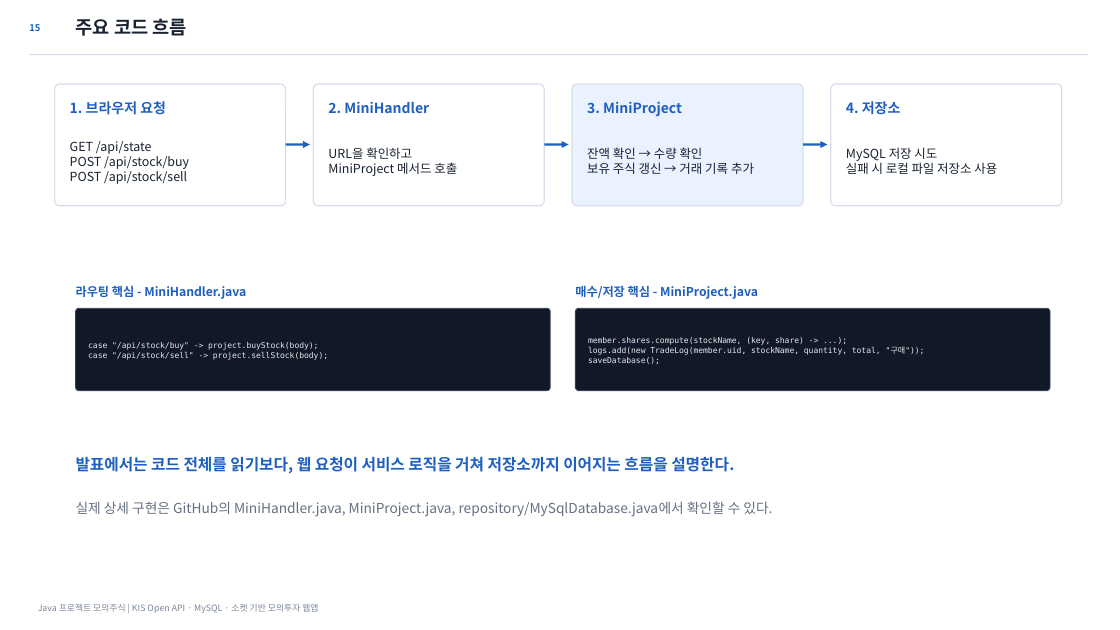
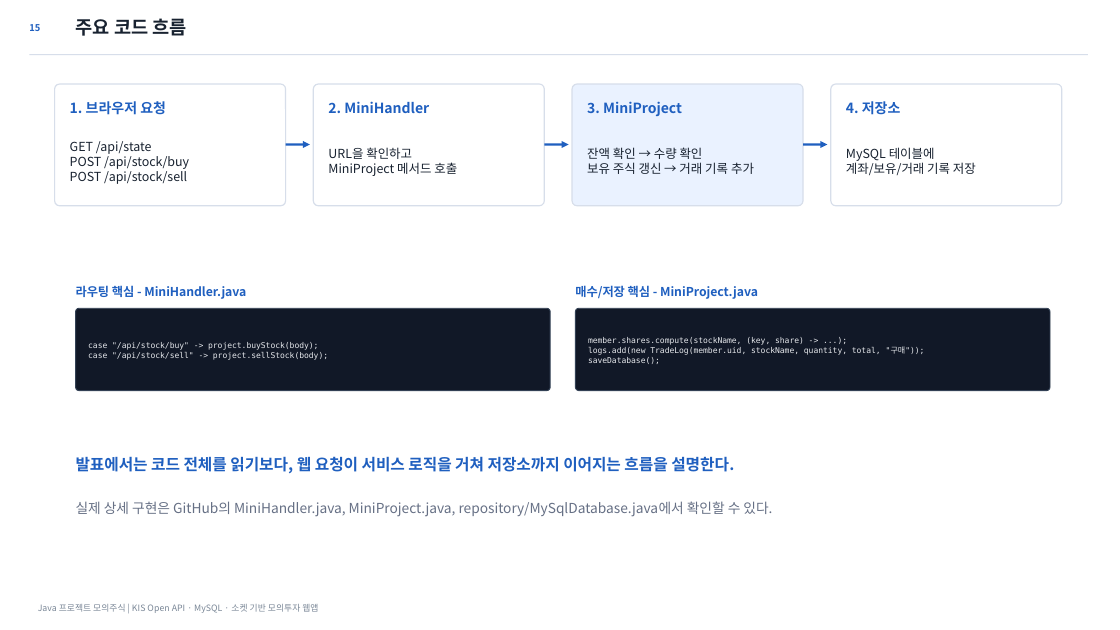
Before and after one commit to osangmin51-spec/javaproject, a slide deck: slide 15 of deliverables/Java_모의주식투자_발표자료_최종정합본.pptx. Drawn at 1120x630 pixels with LibreOffice and Linux fonts; fonts in the diff are those of the drawing. Boxes give left, top, right and bottom in pixels: in the first picture for what was removed or moved away, otherwise in the second. Text is boxed around its words. In the diff, an @@ line names an element or a change of style, - is before the commit and + after.

```diff
--- a/deliverables/Java_모의주식투자_발표자료_최종정합본.pptx
+++ b/deliverables/Java_모의주식투자_발표자료_최종정합본.pptx
@@ text at [846, 147, 976, 175]: text changed @@
-MySQL 저장 시도
-실패 시 로컬 파일 저장소 사용
+MySQL 테이블에
+계좌/보유/거래 기록 저장
```
Also in this commit, not shown: 5 other slides changed, 9 other files.
